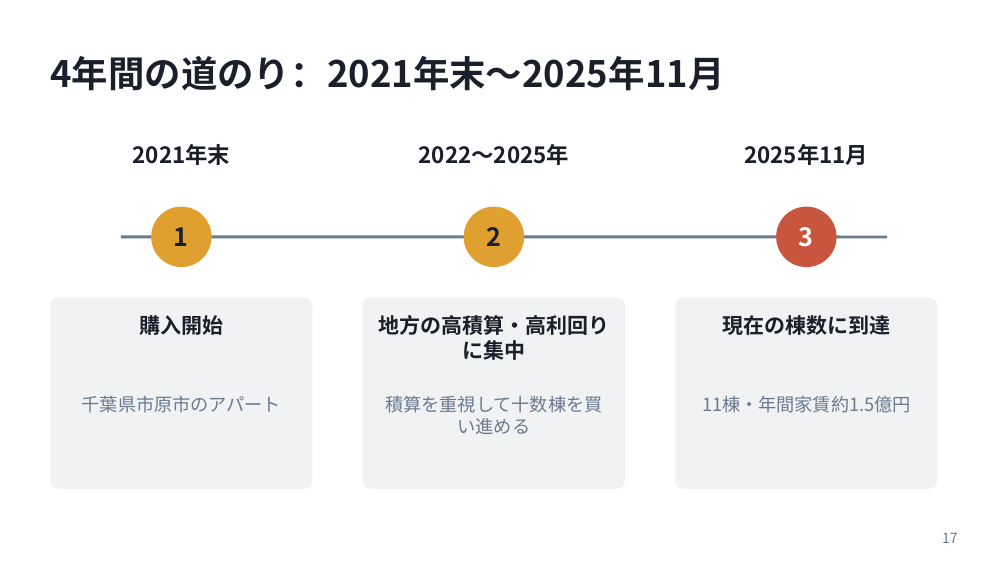
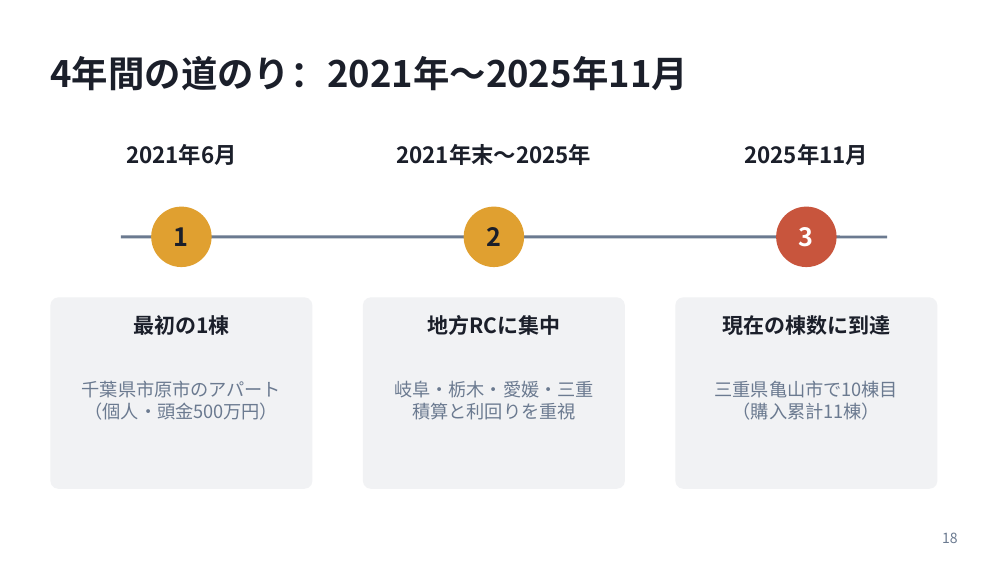
Before and after one commit to daisuke2009/avatars1, a slide deck: slide 18 of presentations/20261023_弱者の戦略_発表資料.pptx (slide 17 before the commit). Drawn at 1008x567 pixels with LibreOffice and Linux fonts; fonts in the diff are those of the drawing. Boxes give left, top, right and bottom in pixels: in the first picture for what was removed or moved away, otherwise in the second. Text is boxed around its words. In the diff, an @@ line names an element or a change of style, - is before the commit and + after.

```diff
--- a/presentations/20261023_弱者の戦略_発表資料.pptx
+++ b/presentations/20261023_弱者の戦略_発表資料.pptx
@@ title at box(50, 56, 688, 91): text changed @@
-4年間の道のり：2021年末〜2025年11月
+4年間の道のり：2021年〜2025年11月
@@ text at box(126, 144, 237, 165): text changed @@
-2021年末
+2021年6月
@@ text at box(396, 144, 591, 165): text changed @@
-2022〜2025年
+2021年末〜2025年
@@ text at box(133, 315, 229, 335): text changed @@
-購入開始
+最初の1棟
@@ text at box(427, 315, 560, 335): text changed @@
-地方の高積算・高利回りに集中
+地方RCに集中
@@ text "千葉県市原市のアパート": place and size @@
-text "千葉県市原市のアパート" at box(82, 395, 281, 413)
+text "千葉県市原市のアパート" at box(82, 380, 281, 420)
@@ text at box(394, 380, 594, 420): text changed @@
-積算を重視して十数棟を買い進める
+岐阜・栃木・愛媛・三重
+積算と利回りを重視
@@ text at box(715, 380, 898, 420): text changed @@
-11棟・年間家賃約1.5億円
+三重県亀山市で10棟目
+（購入累計11棟）
@@ text at box(85, 402, 279, 420): paragraph added @@
+（個人・頭金500万円）
@@ page number at box(942, 532, 958, 543): text changed @@
-17
+18
```
Also in this commit, not shown: 4 other slides changed, 4 slides added, 1 slide removed.
